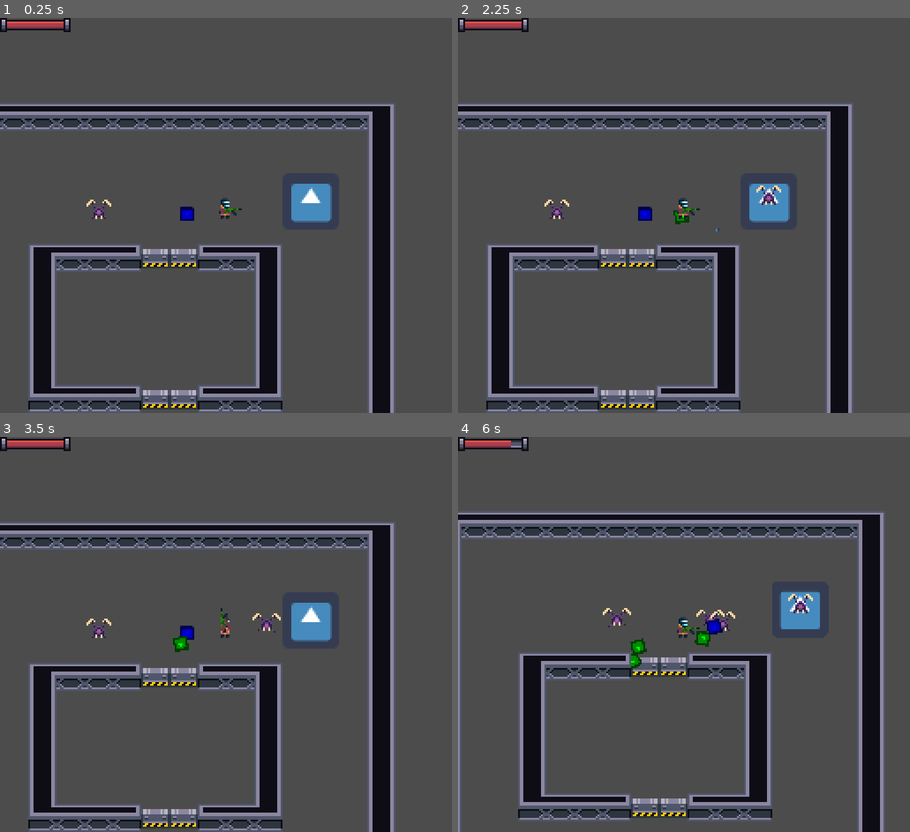
Above: before the commit, frames 1-4 (two rows, left to right).
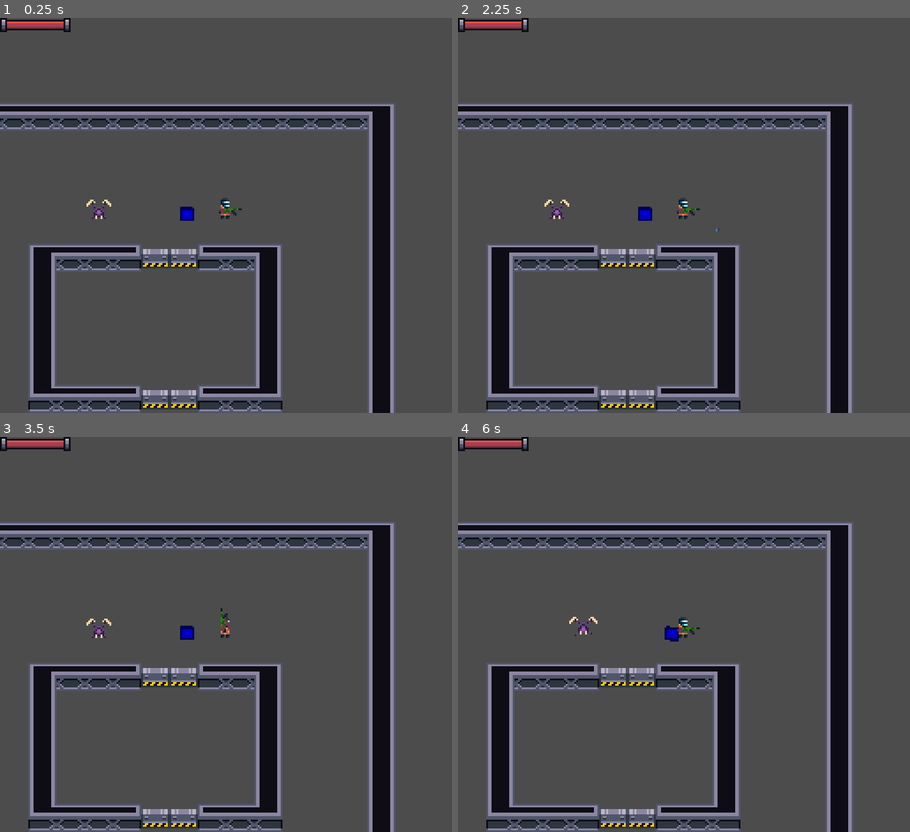
Above: after the commit, the same moments.

Repository: SpaceyLake/Abandon-Ship-LD50
Game: Godot game, scene res://TestWorld.tscn
Two runs of this game, one before a commit and one after it. Both use one fixed random seed, a clock stepped at 60 frames per second and the inputs below. The project has no main scene, so this scene is started directly. The engine's default icon, where the game draws it, is replaced by a stand-in: a white triangle on a blue panel in a dark square.
Inputs:
- Up to frame 1 (0.25 s): no input
- Up to frame 2 (2.25 s): tap Enter at 0.5, 2 s; hold Right (fire_right) 0.53-1.28 s; tap Space at 1.25 s; hold Down (fire_down) 1.28-2.03 s; hold Right (fire_right) from 2.03 s (still down)
- Up to frame 3 (3.5 s): release Right (fire_right) at 2.78 s; hold Up (fire_up) from 2.78 s (still down)
- Up to frame 4 (6 s): release Up (fire_up) at 3.53 s; hold Left (fire_left) 3.53-5.03 s; hold Down (fire_down) 5.03-5.78 s; hold Right (fire_right) from 5.78 s (still down)

The runs differ from the first frame. In frame 1, 0.9% of the frame differs, in the area x 64-74%, y 41-52%; in frame 2, 0.9%; in frame 3, 1.1%; in frame 4, 37%, in the area x 0-95%, y 0-100%.

Commit message:
Pull

Diff:
--- a/TestWorld.tscn
+++ b/TestWorld.tscn
@@ -7,7 +7,6 @@
 [ext_resource path="res://Doors/HDoor.tscn" type="PackedScene" id=5]
 [ext_resource path="res://World.gd" type="Script" id=6]
 [ext_resource path="res://UI/UI.tscn" type="PackedScene" id=7]
-[ext_resource path="res://Enemy/EnemySpawner.tscn" type="PackedScene" id=8]
 
 [node name="TestWorld" type="Node2D"]
 script = ExtResource( 6 )
@@ -21,12 +20,6 @@
 [node name="Enemy" parent="." instance=ExtResource( 2 )]
 position = Vector2( 88, 64 )
 
-[node name="HDoor" parent="." instance=ExtResource( 5 )]
-position = Vector2( 112, 160 )
-
-[node name="HDoor2" parent="." instance=ExtResource( 5 )]
-position = Vector2( 112, 80 )
-
 [node name="TileMap" type="TileMap" parent="."]
 z_index = 64
 tile_set = ExtResource( 3 )
@@ -35,6 +28,8 @@
 format = 1
 tile_data = PoolIntArray( 0, 0, 0, 1, 0, 196609, 2, 0, 196609, 3, 0, 196609, 4, 0, 196609, 5, 0, 196609, 6, 0, 196609,  …(1261 unchanged characters)…
 
-[node name="EnemySpawner" parent="." instance=ExtResource( 8 )]
-position = Vector2( 208, 56 )
-_enemy = ExtResource( 2 )
+[node name="HDoor" parent="TileMap" instance=ExtResource( 5 )]
+position = Vector2( 112, 80 )
+
+[node name="HDoor" parent="TileMap/HDoor" instance=ExtResource( 5 )]
+position = Vector2( 0, 80 )
Not shown: 1 places in TestWorld.tscn that only renumber resources
